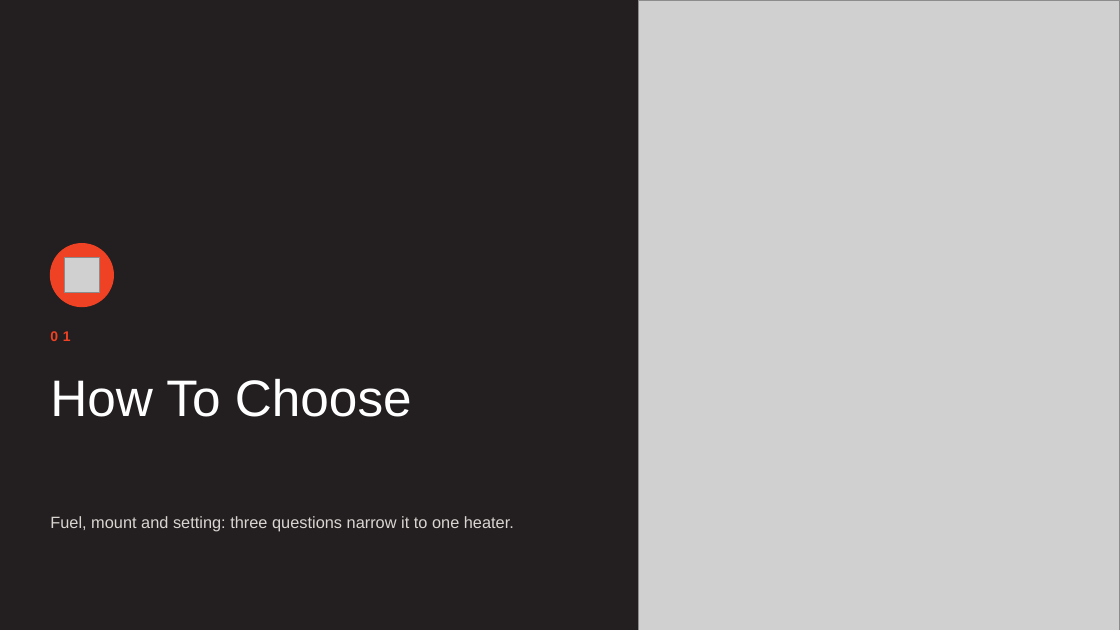
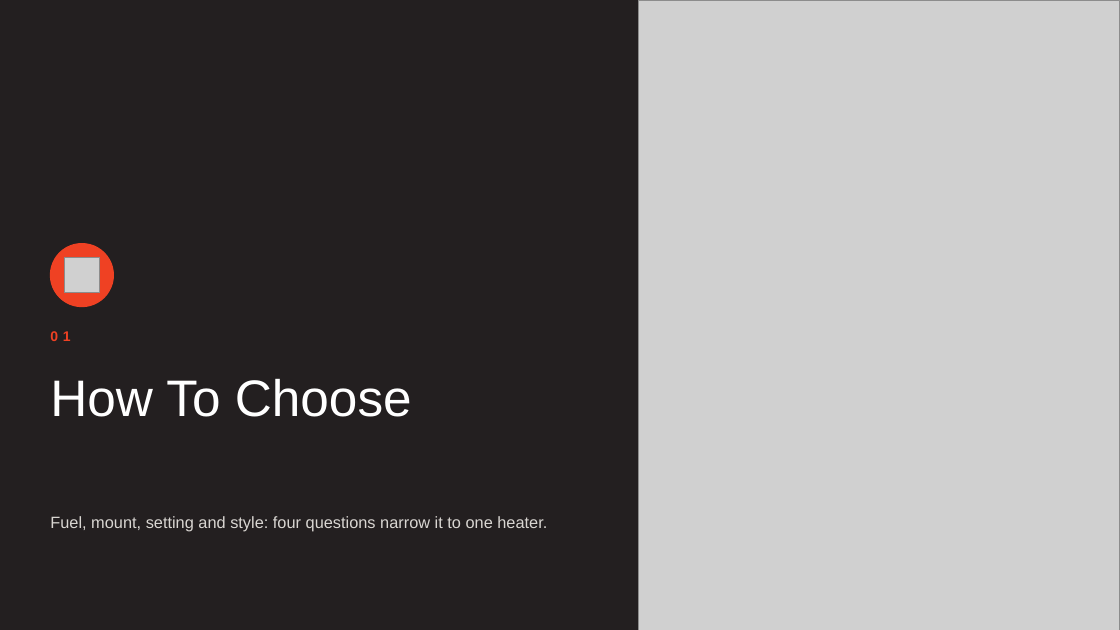
Before and after one commit to aayuvis/Bromic_Marketing, a slide deck: slide 3 of decks/training/out/Bromic-Dealer-Bromic-Portfolio.pptx. Drawn at 1120x630 pixels with LibreOffice and Linux fonts; fonts in the diff are those of the drawing; grey boxes stand for pictures; background and template pictures are left out. Boxes give left, top, right and bottom in pixels: in the first picture for what was removed or moved away, otherwise in the second. Text is boxed around its words. In the diff, an @@ line names an element or a change of style, - is before the commit and + after.

```diff
--- a/decks/training/out/Bromic-Dealer-Bromic-Portfolio.pptx
+++ b/decks/training/out/Bromic-Dealer-Bromic-Portfolio.pptx
@@ text at (50,516,547,532): text changed @@
-Fuel, mount and setting: three questions narrow it to one heater.
+Fuel, mount, setting and style: four questions narrow it to one heater.
```
Also in this commit, not shown: 1 slide added, 44 other files.
